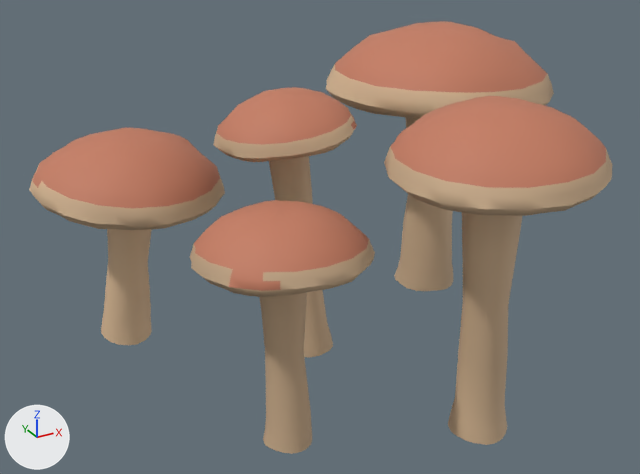
One commit to the glTF model content/models/nature/wild-mushrooms-v01.glb: the scene before it, then after it.
Rendered twice from a 50 mm lens placed at (-0.658, -1.038, 0.75), pointed at (-0.071, 0.028, 0.217). Arrows for +X, +Y and +Z are at lower left; the lights stay in place. The picture after the commit comes second. Vertices at exactly the same position are counted once.

In view in the first picture: 'wild-mushrooms'.
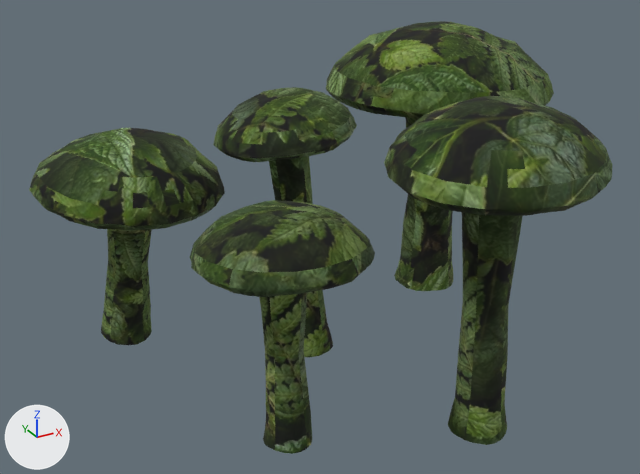
Boxes [x1, y1, x2, y2] around the edits, measured in the pictures (640 x 474 px):
'wild-mushrooms', surface changed, recoloured (brown to green)
    both: [29, 21, 613, 454]
part 2 of me_wild_mushrooms, recoloured (darker)
    both: [29, 64, 613, 454]
part 3 of me_wild_mushrooms, recoloured (darker)
    both: [31, 21, 606, 291]

Diff of the bpy script that builds the scene:
```diff
--- a/content/models/nature/wild-mushrooms-v01.glb.py
+++ b/content/models/nature/wild-mushrooms-v01.glb.py
@@ img_foliage_leaves_photo_v01 @@
+img_foliage_leaves_photo_v01 = load_image('foliage-leaves-photo-v01', '_unpacked/foliage-leaves-photo-v01', 1254, 1254, 'sRGB')
@@ mat_fungus @@
 n0 = _N.new('ShaderNodeBsdfPrincipled'); n0.name = 'Principled BSDF'
-n0.inputs[2].default_value = 0.7  # 'Roughness'
+n0.inputs[2].default_value = 0.92  # 'Roughness'
 n1 = _N.new('ShaderNodeOutputMaterial'); n1.name = 'Material Output'
+n3 = _N.new('ShaderNodeMix'); n3.name = 'Mix'
+n3.data_type = 'RGBA'
+n3.blend_type = 'MULTIPLY'
+n3.inputs[0].default_value = 1.0  # 'Factor'
 n2 = _N.new('ShaderNodeVertexColor'); n2.name = 'Color Attribute'
+n4 = _N.new('ShaderNodeTexImage'); n4.name = 'Image Texture'
+n4.image = img_foliage_leaves_photo_v01
 _L.new(n0.outputs[0], n1.inputs[0])  # 'BSDF' to 'Surface'
-_L.new(n2.outputs[0], n0.inputs[0])  # 'Color' to 'Base Color'
+_L.new(n3.outputs[2], n0.inputs[0])  # 'Result' to 'Base Color'
+_L.new(n2.outputs[0], n3.inputs[7])  # 'Color' to 'B'
+_L.new(n4.outputs[0], n3.inputs[6])  # 'Color' to 'A'
@@ me_wild_mushrooms @@
 me_wild_mushrooms.from_pydata(...)  # 3790 vertices, 7560 faces; spans x -0.44..0.44, y -0.383..0.383, z 0.0..0.478
 # used by ob_wild_mushrooms; location = (0.0, 0.0, 0.0)
+# me_wild_mushrooms part 1: texture (UV) coordinates changed
+# me_wild_mushrooms part 2: 5526 faces centred in x -0.437..0.435, y -0.381..0.381, z 0.0..0.422 are repainted in the vertex colours; the middle colour goes from beige #ccae8c to white #ffffff
+# me_wild_mushrooms part 3: 2034 faces centred in x -0.431..0.417, y -0.368..0.38, z 0.283..0.475 are repainted in the vertex colours; the middle colour goes from orange #c47c61 to white #ffffff
 me_wild_mushrooms.materials.append(mat_fungus)
```
